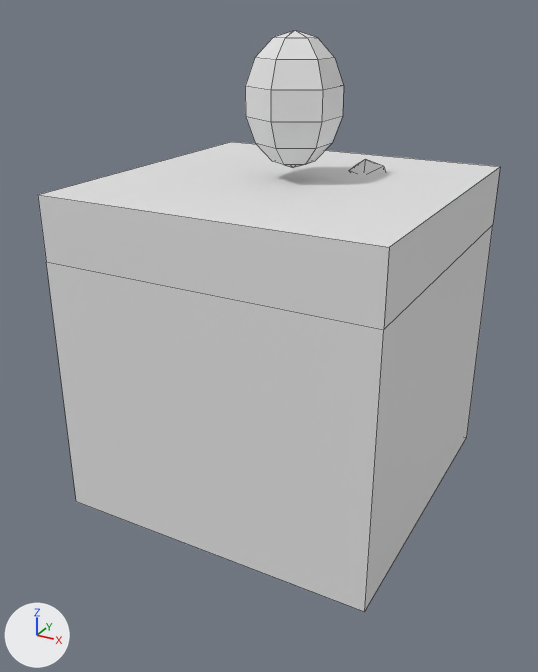
Before and after pictures for a commit that changed the FBX model Assets/5. Models/grd_Ground1.fbx.
Camera for both pictures: a 50 mm lens placed at (3.32, -4.52, 2.55), pointed at (0.59, 0.45, 0.07). Arrows for +X, +Y and +Z are at lower left; the lights stay in place. The picture after the commit comes second. Mesh edges are drawn as thin lines.

The first picture shows 'Ground1'.
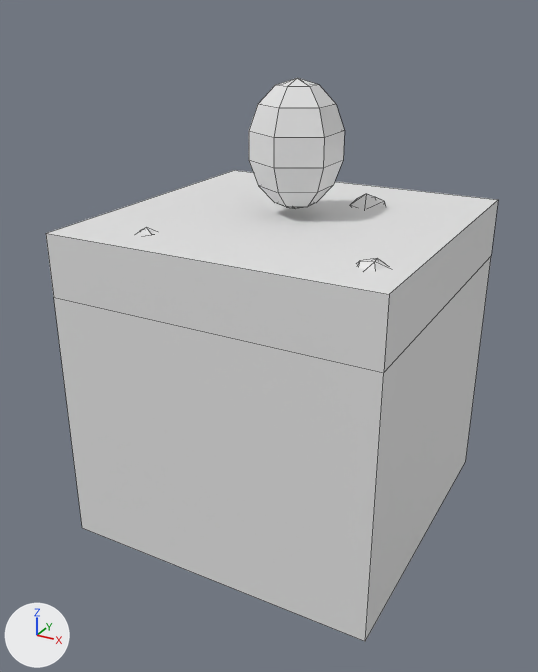
The edits, one by one:
me_cube_005 is used by ob_ground1; location (0.0, 0.0, 0.0).
me_cube_005 had 66 vertices, 80 faces and spanned x -0.68..1.97, y -0.68..1.98, z -1.32..2.41.
me_cube_005 now has 98 vertices, 136 faces and spans x -0.66..1.99, y -0.66..1.99, z -1.6..2.08.
me_cube_005 part 1: the loose piece of 12 vertices spanning x -0.68..1.97, y -0.68..1.98, z -1.32..1.33 is moved by (0.02, 0.02, -0.28).
me_cube_005 part 2: the loose piece of 38 vertices spanning x 0.37..1.0, y 0.31..1.04, z 1.43..2.41 is moved by (0.02, 0.02, -0.33).
me_cube_005 part 3: the loose piece of 16 vertices spanning x 0.9..1.22, y 1.15..1.41, z 1.17..1.42 is moved by (0.02, 0.01, -0.29).
me_cube_005 part 4: the loose piece of 16 vertices spanning x 0.9..1.22, y 1.15..1.41, z 1.17..1.42 is copied, and the copy is multiplied about its middle by the matrix ((0.632, -0.339, 0.697), (0.752, 0.052, -0.657), (0.187, 0.939, 0.287)), then moved by (0.65, -1.5, -0.33); it spans x 1.59..1.85, y -0.36..-0.08, z 0.85..1.09.
me_cube_005 part 5: the loose piece of 16 vertices spanning x 0.9..1.22, y 1.15..1.41, z 1.17..1.42 is copied, and the copy is multiplied about its middle by the matrix ((0.842, 0.195, 0.502), (0.462, 0.217, -0.86), (-0.277, 0.956, 0.093)), then moved by (-1.09, -1.56, -0.35); it spans x -0.17..0.13, y -0.4..-0.15, z 0.82..1.08.

Changed parts and their boxes [x1, y1, x2, y2] in the pictures (538 x 672 px; the box of a moved part takes in the faces that stretch with it):
'Ground1', reshaped
    before: [38, 30, 500, 612]
    after: [46, 78, 498, 641]
part 1 of me_cube_005, moved or reshaped
    before: [38, 142, 500, 612]
    after: [46, 170, 498, 641]
part 2 of me_cube_005, moved or reshaped
    before: [245, 30, 344, 167]
    after: [249, 78, 345, 209]
part 3 of me_cube_005, moved or reshaped
    before: [349, 159, 385, 173]
    after: [351, 194, 385, 207]
part 4 of me_cube_005, added
    after: [356, 258, 388, 270]
part 5 of me_cube_005, added (mostly hidden)
    after: [138, 228, 155, 235]
